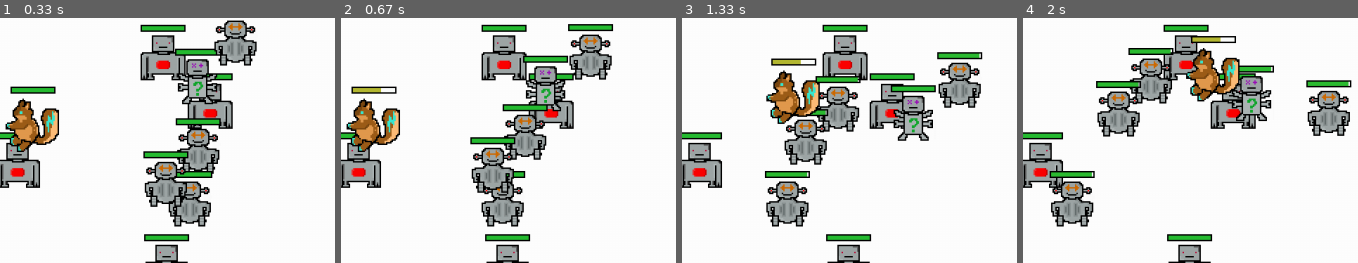
Above: before the commit, frames 1-4 (left to right).
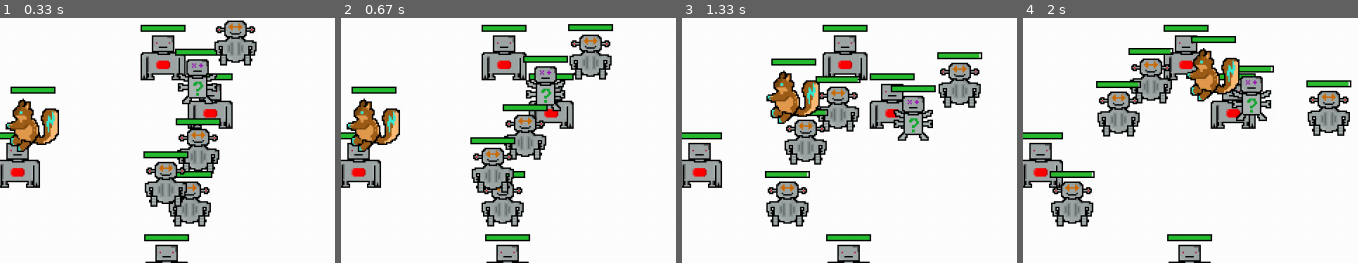
Above: after the commit, the same moments.

Repository: daviddumas/pygame-example-mcs275-spring2024-1pm
Game: pygame game, started from main.py
Two runs of this game, one before a commit and one after it. Both use one fixed random seed, a clock stepped at 60 frames per second and the inputs below.
Inputs:
- Up to frame 1 (0.33 s): no input
- Up to frame 2 (0.67 s): tap Space at 0.33 s
- Up to frame 3 (1.33 s): hold Right 0.67-1.13 s; hold Up from 1.17 s (still down)
- Up to frame 4 (2 s): release Up at 1.47 s; hold Right 1.5-1.97 s
The pictures show only the part of the screen within x 50-100%, y 29-79%; the shares and areas given below are measured in that part.

Frame 1 is identical in both runs. In frame 2, 0.3% of the frame differs, in the area x 3-17%, y 28-31%; in frame 3, 0.2%; in frame 4, 0.3%, in the area x 50-64%, y 7-10%.

Commit message:
Floor/ceiling tests for charge transfers
Now you can't transfer more charge than you have, nor can any
charge disappear because the target was already full.

Diff:
--- a/main.py
+++ b/main.py
@@ -50,8 +50,26 @@
         self.charge = min(self.max, self.charge)
 
     def subtract_charge(self, x):
+        """
+        Remove charge `x` from this bar, or all available charge,
+        whichever is smaller.  Return amount actually removed.
+        """
+        oldcharge = self.charge
         self.charge -= x
         self.charge = max(0, self.charge)
+        return oldcharge - self.charge
+
+    def can_accept(self):
+        return self.max - self.charge
+
+    def transfer_charge(self, other_bar, x):
+        """
+        Send charge `x` to `other_bar` (a chargebar), reducing that amount
+        as needed to make this possible.
+        """
+        x = min(x, other_bar.can_accept())
+        y = self.subtract_charge(x)
+        other_bar.add_charge(y)
 
     def update(self):
         self.image = self.images[self._idx()]
@@ -66,11 +84,13 @@
 class Player(pygame.sprite.Sprite):
     "Sprite representing the player"
     SPEED = 250  # in pixels/second
+    CHARGE_PER_TRANSFER = 10
+    CAPACITY = 50
 
     def __init__(self, npcs, group=None):
         super().__init__([group] if group is not None else [])
         self.npcs = npcs
-        self.transfer_charge = False
+        self.transfer_charge = False  # flag to indicate next update() should charge
         self.image = asset("Player")
         self.image.set_colorkey(WHITE)
         self.rect = (
@@ -80,7 +100,7 @@
             DISP_WIDTH // 2,
             DISP_HEIGHT // 2,
         )  # move the center to display center
-        self.chargebar = ChargeBar(parent=self, group=group)
+        self.chargebar = ChargeBar(parent=self, group=group, max=self.CAPACITY)
 
     def update(self):
         pressed_keys = pygame.key.get_pressed()
@@ -101,10 +121,9 @@
         if self.transfer_charge:
             self.transfer_charge = False
             # Detect collisions with anything in sprite group self.npcs
-            colliders = pygame.sprite.spritecollide(self, self.npcs, dokill=False)
-            for c in colliders:
-                c.chargebar.add_charge(10)
-                self.chargebar.subtract_charge(10)
+            c = pygame.sprite.spritecollideany(self, self.npcs)
+            if c is not None:
+                self.chargebar.transfer_charge(c.chargebar, self.CHARGE_PER_TRANSFER)
 
     # draw should accept a surface and put this sprite onto it
     def draw(self, surface):
